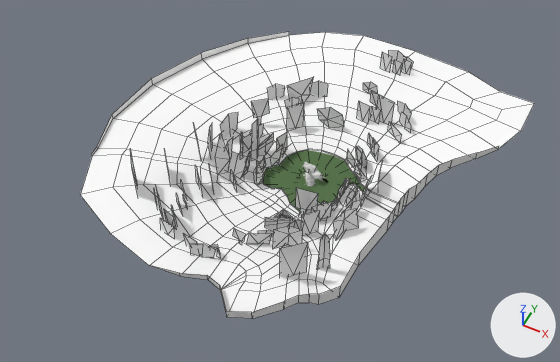
One commit to the Blender file game/assets/Outdoors.blend: the scene before it, then after it.
Both versions are drawn from a 50 mm camera at (4556.0, -10793.0, 12985.0) aimed at (-469.0, -743.0, 422.0). The axes (+X, +Y, +Z) are drawn at lower right. The lights are the same throughout. Mesh edges are drawn as thin lines on the coarser meshes.

Objects in the first picture: 'G_DistantLand', 'Island'.
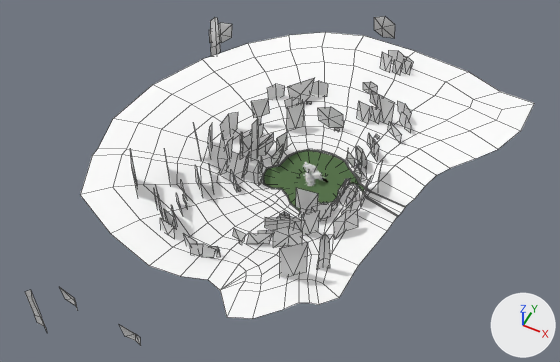
Boxes [x1, y1, x2, y2] around the edits, measured in the pictures (560 x 362 px; the box of a moved part takes in the faces that stretch with it):
'G_DistantLand', reshaped (12% wider, 15% taller)
    before: [80, 32, 534, 319]
    after: [25, 16, 534, 346]
part 1 of me_distantland, moved or reshaped
    before: [334, 148, 357, 169]
    after: [334, 148, 357, 168]

Patch to the scene script:
```diff
--- a/game/assets/Outdoors.blend.py
+++ b/game/assets/Outdoors.blend.py
@@ me_distantland @@
-me_distantland.from_pydata(...)  # 357 vertices, 343 faces; spans x -4805.0..3846.0, y -4227.0..4562.0, z -64.0..722.0
+me_distantland.from_pydata(...)  # 355 vertices, 340 faces; spans x -4805.0..3846.0, y -4227.0..4562.0, z -64.0..722.0
+# me_distantland part 1
+# 4 vertices are removed from x 414.0..425.0, y 811.0..820.0, z 6.0..27.0
+# 9 faces are deleted
+# 2 vertices are added at (417.0, 812.0, 13.0), (420.0, 817.0, 20.0)
+# 6 new faces join them
 me_distantland.materials.append(mat_distantland)
@@ col_g_distantland @@
 col_g_distantland = bpy.data.collections.new('G_DistantLand')
-col_g_distantland.objects.link(ob_distantland_001)
+col_g_distantland.objects.link(ob_distantland_002)
+col_g_distantland.objects.link(ob_bench)
+col_g_distantland.objects.link(ob_bench_001)
+col_g_distantland.objects.link(ob_bench_002)
+col_g_distantland.objects.link(ob_bench_004)
+col_g_distantland.objects.link(ob_bench_003)
+col_g_distantland.objects.link(ob_shrublarge_006)
+col_g_distantland.objects.link(ob_shrublarge_003)
+col_g_distantland.objects.link(ob_pencilpine_004)
+col_g_distantland.objects.link(ob_pencilpine_003)
+col_g_distantland.objects.link(ob_bushytree_006)
+col_g_distantland.objects.link(ob_bushytree_005)
 col_g_distantland.objects.link(ob_bushytree_004)
@@ ob_distantland_001 @@
-ob_distantland_001 = bpy.data.objects.new('DistantLand.001', me_distantland_001)
@@ ob_pencilpine_004 @@
+ob_pencilpine_004 = bpy.data.objects.new('PencilPine.004', me_pencilpine)
+ob_pencilpine_004.location = (-2934.0, -5860.0, 127.5)
+ob_pencilpine_004.rotation_euler = (0.0, 0.0, 2.143)  # degrees (0, 0, 123)
+ob_pencilpine_004.scale = (619.0, 619.0, 619.0)
@@ ob_bushytree_005 @@
+ob_bushytree_005 = bpy.data.objects.new('BushyTree.005', me_bushytree)
+ob_bushytree_005.location = (-4152.0, 3157.0, 202.1)
+ob_bushytree_005.rotation_euler = (0.0, 0.0, 0.781)  # degrees (0, 0, 45)
+ob_bushytree_005.scale = (619.0, 619.0, 619.0)
@@ ob_bench_002 @@
+ob_bench_002 = bpy.data.objects.new('Bench.002', me_bench)  # 28 vertices, 10 faces, 1 loose edge; spans x -3.0..3.0, y -0.16..2.64, z -0.01..3.42; in mat_distantlandstatic (white #e7e7e7)
+ob_bench_002.location = (850.6, 1582.0, 239.4)
+ob_bench_002.rotation_euler = (0.0, 0.0, -0.433)  # degrees (0, 0, -25)
+ob_bench_002.scale = (20.0, 20.0, 20.0)
@@ ob_distantland_002 @@
+ob_distantland_002 = bpy.data.objects.new('DistantLand.002', me_distantland_002)  # 346 vertices, 228 faces; spans x -1070.0..2145.0, y -1021.0..843.0, z -14.0..42.0; in mat_distantlandstatic (white #e7e7e7)
+ob_distantland_002.location = (-0.0000305, 0.0, 0.0)
@@ ob_bench_003 @@
+ob_bench_003 = bpy.data.objects.new('Bench.003', me_bench)  # 28 vertices, 10 faces, 1 loose edge; spans x -3.0..3.0, y -0.16..2.64, z -0.01..3.42; in mat_distantlandstatic (white #e7e7e7)
+ob_bench_003.location = (-75.33, 1419.0, 193.6)
+ob_bench_003.scale = (20.0, 20.0, 20.0)
@@ ob_bushytree_006 @@
+ob_bushytree_006 = bpy.data.objects.new('BushyTree.006', me_bushytree)
+ob_bushytree_006.location = (-413.5, 5307.0, 202.1)
+ob_bushytree_006.rotation_euler = (0.0, 0.0, -0.182)  # degrees (0, 0, -10)
+ob_bushytree_006.scale = (619.0, 619.0, 619.0)
@@ ob_pencilpine_003 @@
+ob_pencilpine_003 = bpy.data.objects.new('PencilPine.003', me_pencilpine)
+ob_pencilpine_003.location = (-4065.0, 2737.0, 76.03)
+ob_pencilpine_003.rotation_euler = (0.0, 0.0, 0.454)  # degrees (0, 0, 26)
+ob_pencilpine_003.scale = (619.0, 619.0, 619.0)
@@ ob_shrublarge_006 @@
+ob_shrublarge_006 = bpy.data.objects.new('ShrubLarge.006', me_shrublarge)
+ob_shrublarge_006.location = (-1116.0, -5519.0, 431.3)
+ob_shrublarge_006.rotation_euler = (0.0, 0.0, 1.473)  # degrees (0, 0, 84)
+ob_shrublarge_006.scale = (619.0, 619.0, 619.0)
@@ ob_shrublarge_003 @@
+ob_shrublarge_003 = bpy.data.objects.new('ShrubLarge.003', me_shrublarge)
+ob_shrublarge_003.location = (-2467.0, -5478.0, 638.7)
+ob_shrublarge_003.rotation_euler = (0.0, 0.0, 1.303)  # degrees (0, 0, 75)
+ob_shrublarge_003.scale = (619.0, 619.0, 619.0)
@@ ob_bench_001 @@
+ob_bench_001 = bpy.data.objects.new('Bench.001', me_bench)  # 28 vertices, 10 faces, 1 loose edge; spans x -3.0..3.0, y -0.16..2.64, z -0.01..3.42; in mat_distantlandstatic (white #e7e7e7)
+ob_bench_001.location = (-1225.0, -1181.0, 199.2)
+ob_bench_001.rotation_euler = (0.0, 0.0, 2.317)  # degrees (0, 0, 133)
+ob_bench_001.scale = (20.0, 20.0, 20.0)
@@ ob_bench_004 @@
+ob_bench_004 = bpy.data.objects.new('Bench.004', me_bench)  # 28 vertices, 10 faces, 1 loose edge; spans x -3.0..3.0, y -0.16..2.64, z -0.01..3.42; in mat_distantlandstatic (white #e7e7e7)
+ob_bench_004.location = (-987.0, 1841.0, 323.3)
+ob_bench_004.rotation_euler = (0.0, 0.0, 0.253)  # degrees (0, 0, 14)
+ob_bench_004.scale = (20.0, 20.0, 20.0)
@@ ob_bench @@
+ob_bench = bpy.data.objects.new('Bench', me_bench)  # 28 vertices, 10 faces, 1 loose edge; spans x -3.0..3.0, y -0.16..2.64, z -0.01..3.42; in mat_distantlandstatic (white #e7e7e7)
+ob_bench.location = (-243.4, -2328.0, 304.5)
+ob_bench.rotation_euler = (0.0, 0.0, 3.264)  # degrees (0, 0, 187)
+ob_bench.scale = (20.0, 20.0, 20.0)
```
